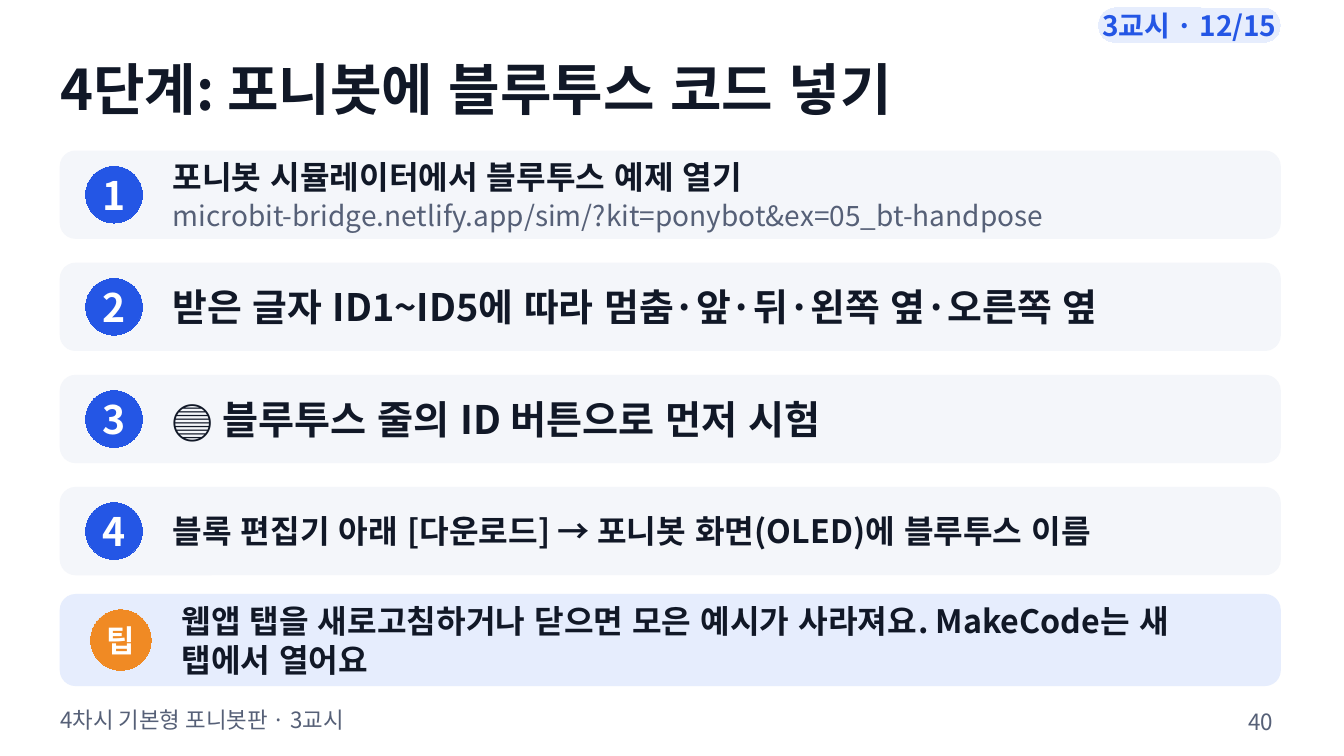
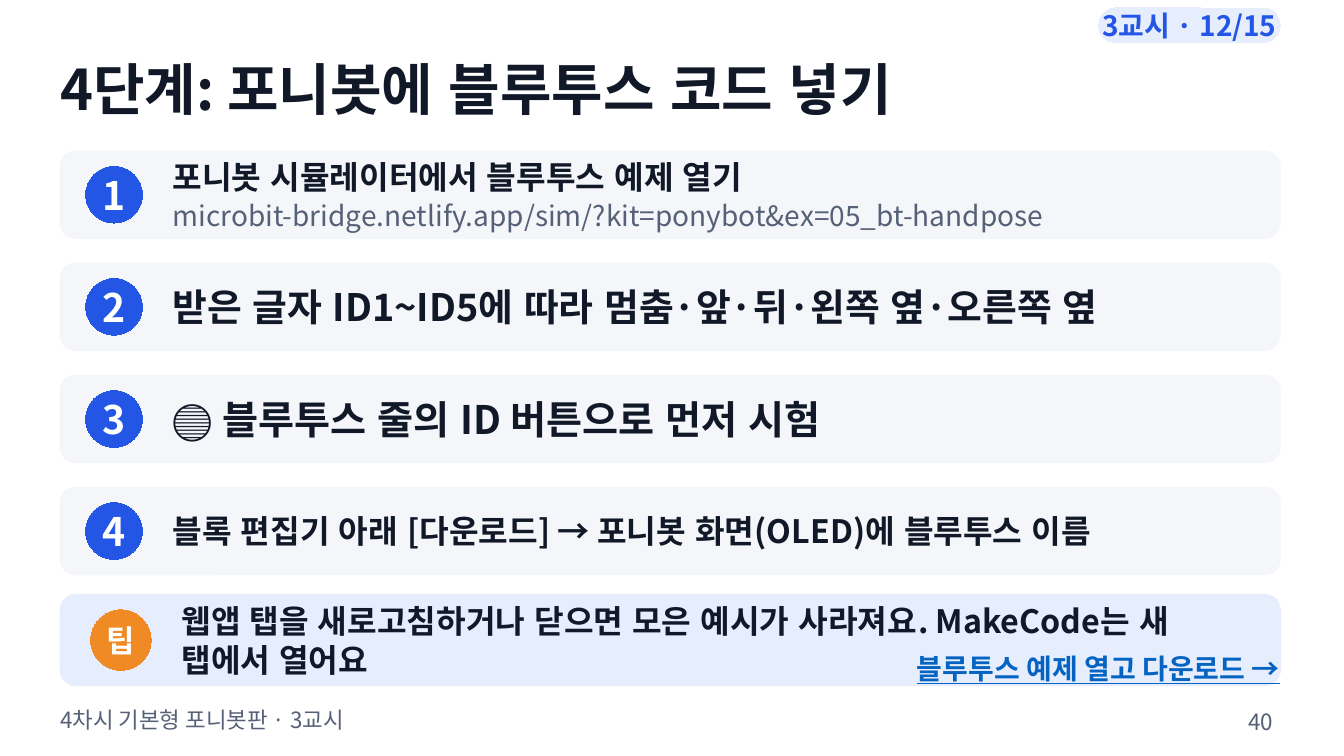
Before and after one commit to boundaryx01-uniquelife/microbit, a slide deck: slide 40 of bridge/ponybot/materials/포니봇_4차시_기본형/ponybot_4차시_수업슬라이드.pptx. Drawn at 1344x756 pixels with LibreOffice and Linux fonts; fonts in the diff are those of the drawing. Boxes give left, top, right and bottom in pixels: in the first picture for what was removed or moved away, otherwise in the second. Text is boxed around its words. In the diff, an @@ line names an element or a change of style, - is before the commit and + after.

```diff
--- a/bridge/ponybot/materials/포니봇_4차시_기본형/ponybot_4차시_수업슬라이드.pptx
+++ b/bridge/ponybot/materials/포니봇_4차시_기본형/ponybot_4차시_수업슬라이드.pptx
@@ text added at bbox=[917, 655, 1245, 684], 20 pt, text #0563C1, bold, underline @@
+블루투스 예제 열고 다운로드 →
```
Also in this commit, not shown: 9 other slides changed, 17 other files.
